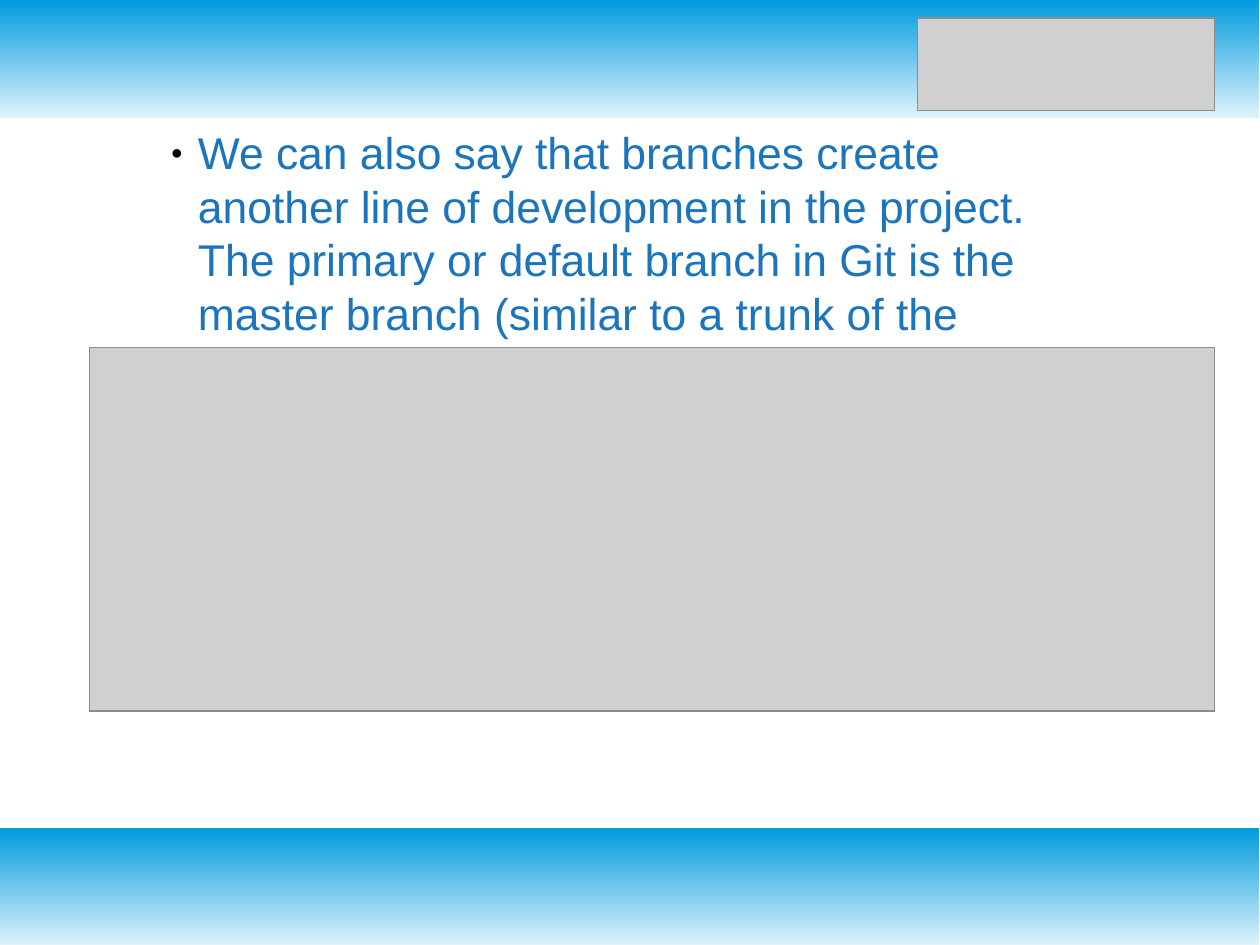
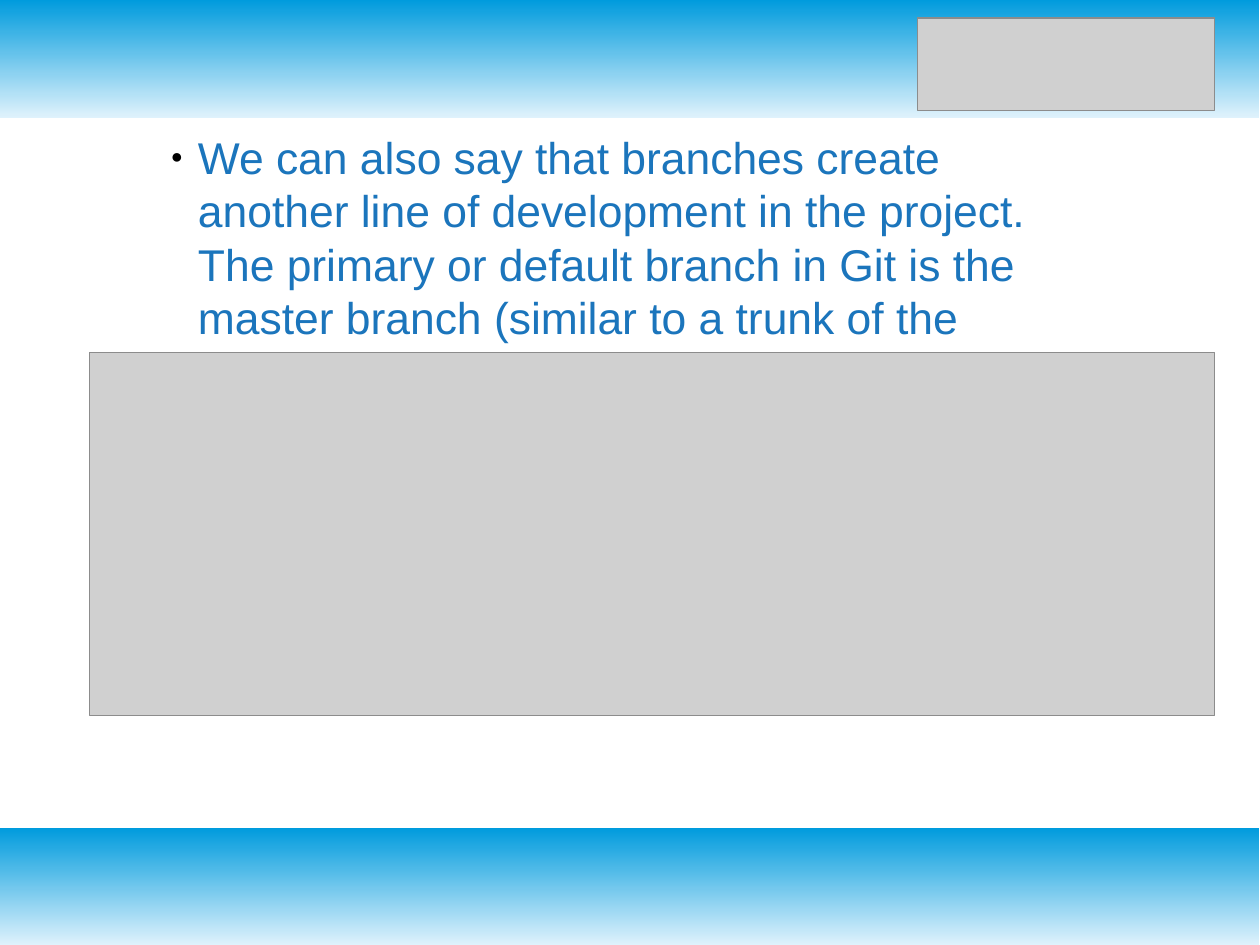
Before and after one commit to Aasifali1/git-assignment, a slide deck: slide 5 of GitAssignment.odp. Drawn at 1260x945 pixels with LibreOffice and Linux fonts; fonts in the diff are those of the drawing; grey boxes stand for pictures. Boxes give left, top, right and bottom in pixels: in the first picture for what was removed or moved away, otherwise in the second. Text is boxed around its words. In the diff, an @@ line names an element or a change of style, - is before the commit and + after.

```diff
--- a/GitAssignment.odp
+++ b/GitAssignment.odp
@@ title "We can also say that ...": place and size @@
-title "We can also say that ..." at (198,136,1025,393)
+title "We can also say that ..." at (198,141,1025,398)
@@ picture: place and size @@
-picture at (90,348,1215,711)
+picture at (90,352,1215,716)
```
Also in this commit, not shown: 2 other files.
